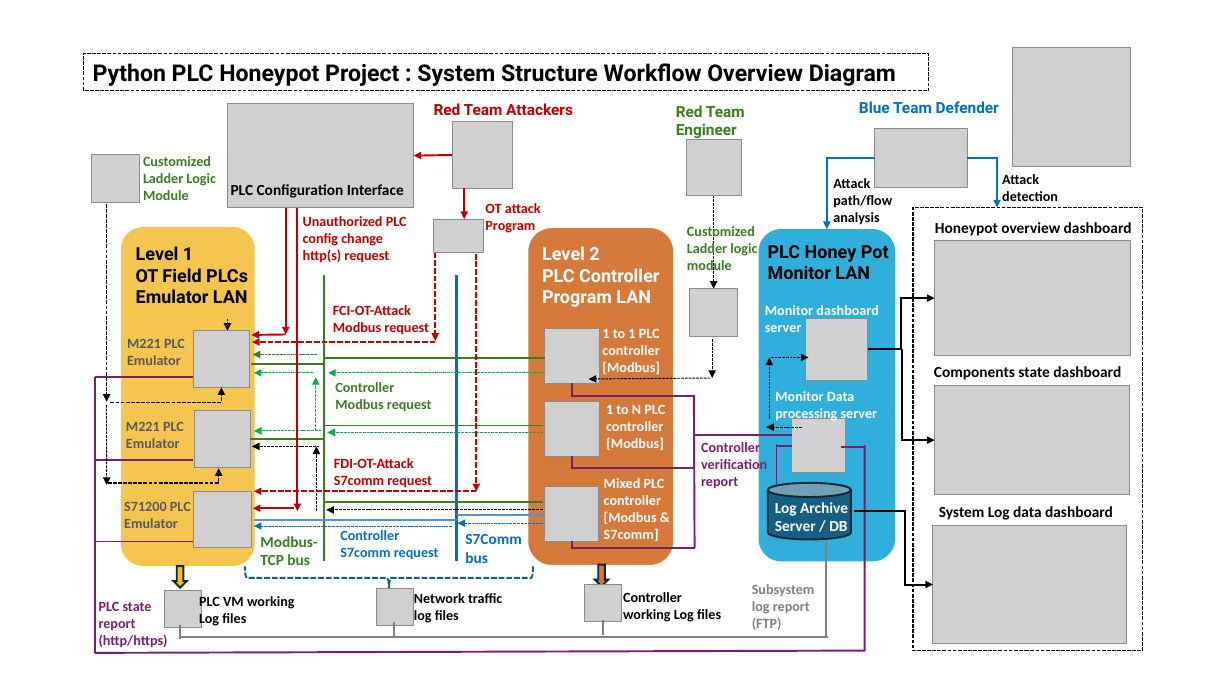
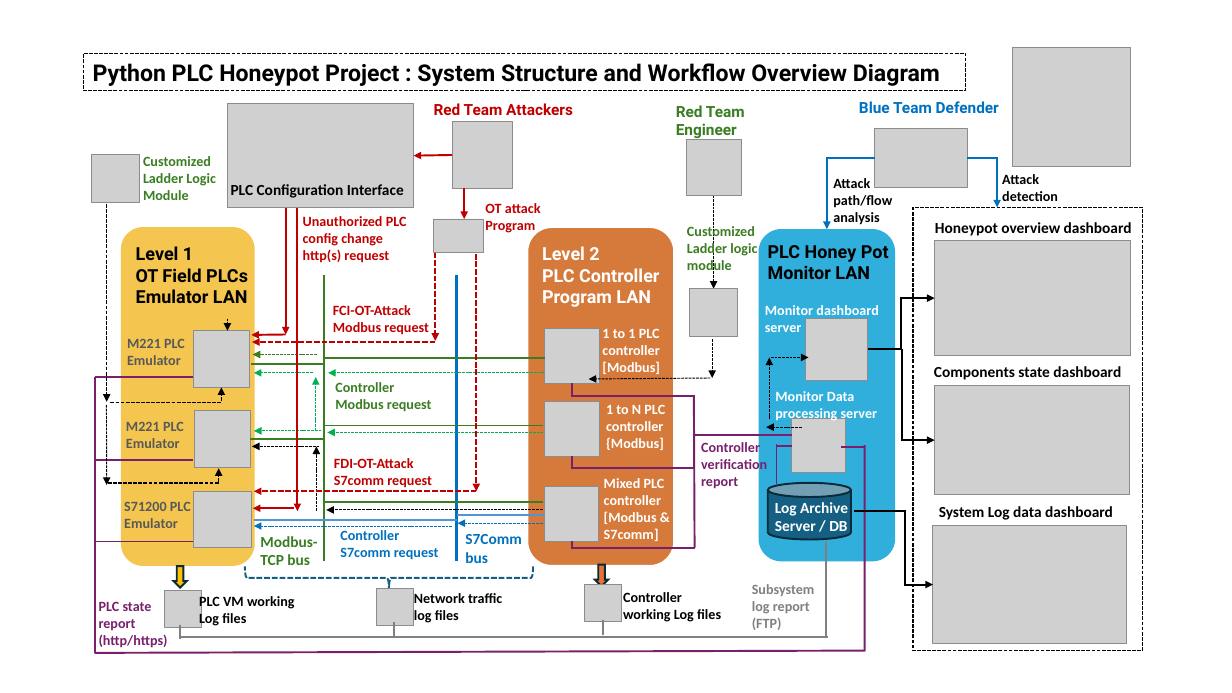
Before and after one commit to kuldeepsharma1/cyber-honey-pot, a slide deck: slide 3 of doc/designDoc.pptx. Drawn at 1232x693 pixels with LibreOffice and Linux fonts; fonts in the diff are those of the drawing; grey boxes stand for pictures. Boxes give left, top, right and bottom in pixels: in the first picture for what was removed or moved away, otherwise in the second. Text is boxed around its words. In the diff, an @@ line names an element or a change of style, - is before the commit and + after.

```diff
--- a/doc/designDoc.pptx
+++ b/doc/designDoc.pptx
@@ rectangle "Python PLC Honeypot Project : ...": place and size @@
-rectangle "Python PLC Honeypot Project : ..." at (83, 54, 929, 91)
+rectangle "Python PLC Honeypot Project : ..." at (83, 54, 966, 91)
@@ text in rectangle at (93, 63, 940, 86): text changed @@
-Python PLC Honeypot Project : System Structure Workflow Overview Diagram
+Python PLC Honeypot Project : System Structure and Workflow Overview Diagram
```
Also in this commit, not shown: 8 other files.
